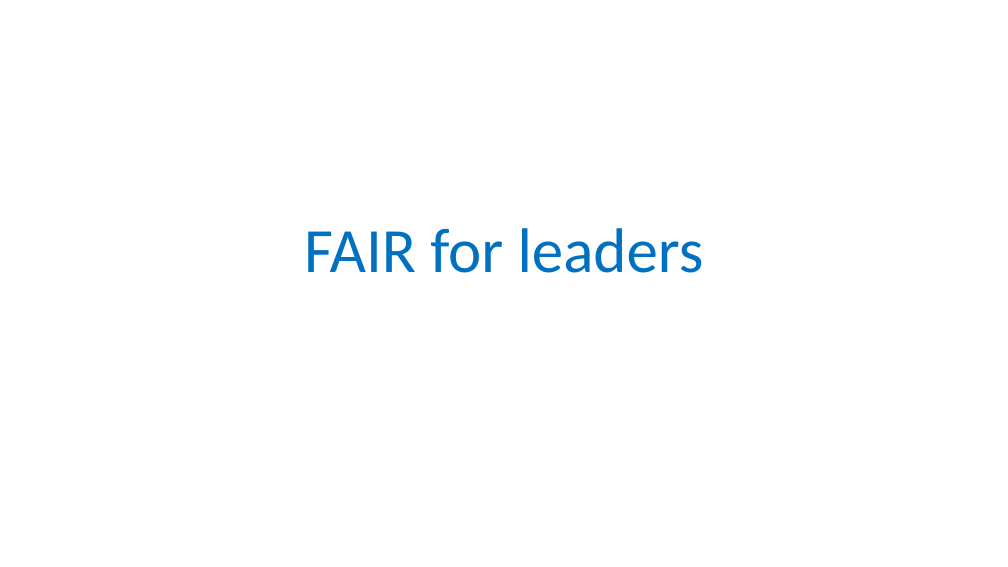
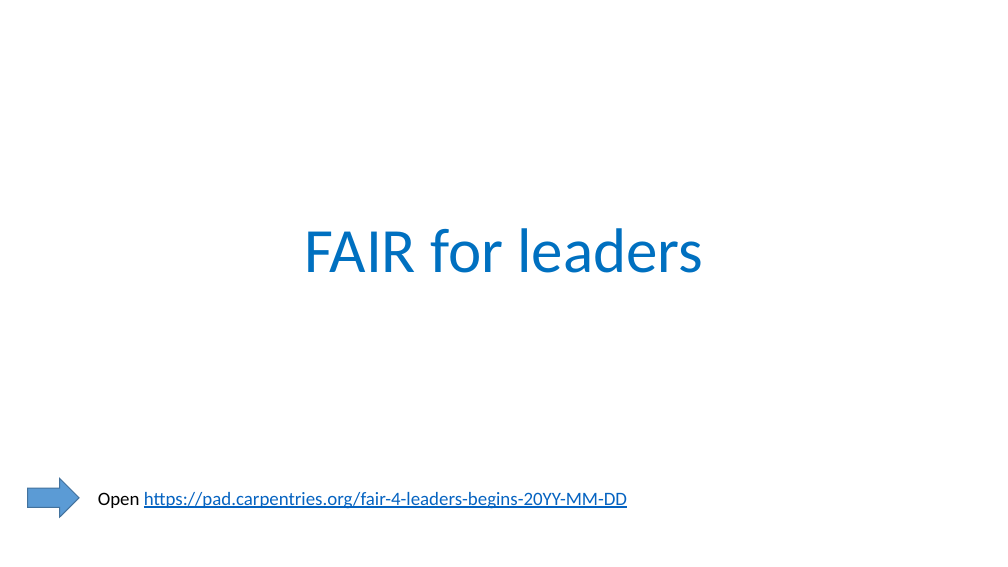
Before and after one commit to tobyhodges/probable-enigma, a slide deck: slide 1 of instructors/01-Why_are_we_here.pptx. Drawn at 1008x567 pixels with LibreOffice and Linux fonts; fonts in the diff are those of the drawing; background and template pictures are left out. Boxes give left, top, right and bottom in pixels: in the first picture for what was removed or moved away, otherwise in the second. Text is boxed around its words. In the diff, an @@ line names an element or a change of style, - is before the commit and + after.

```diff
--- a/instructors/01-Why_are_we_here.pptx
+++ b/instructors/01-Why_are_we_here.pptx
@@ down arrow added at box(28, 478, 79, 517), fill #5B9BD5, outline #43739E 1 pt @@
@@ text added at box(98, 492, 627, 509), 18 pt, text #0563C1, underline @@
+Open https://pad.carpentries.org/fair-4-leaders-begins-20YY-MM-DD
```
Also in this commit, not shown: 5 other files.
